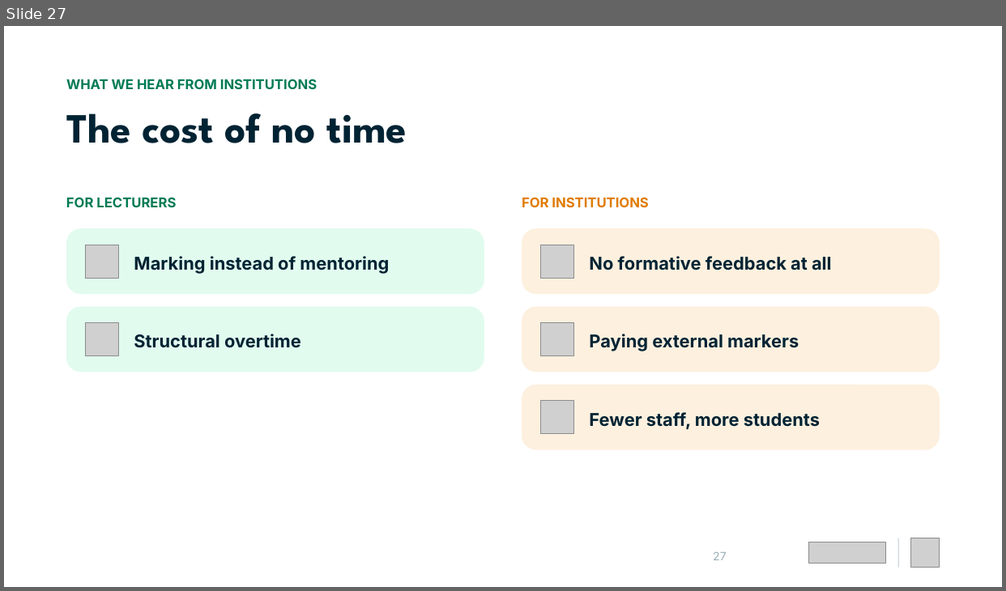
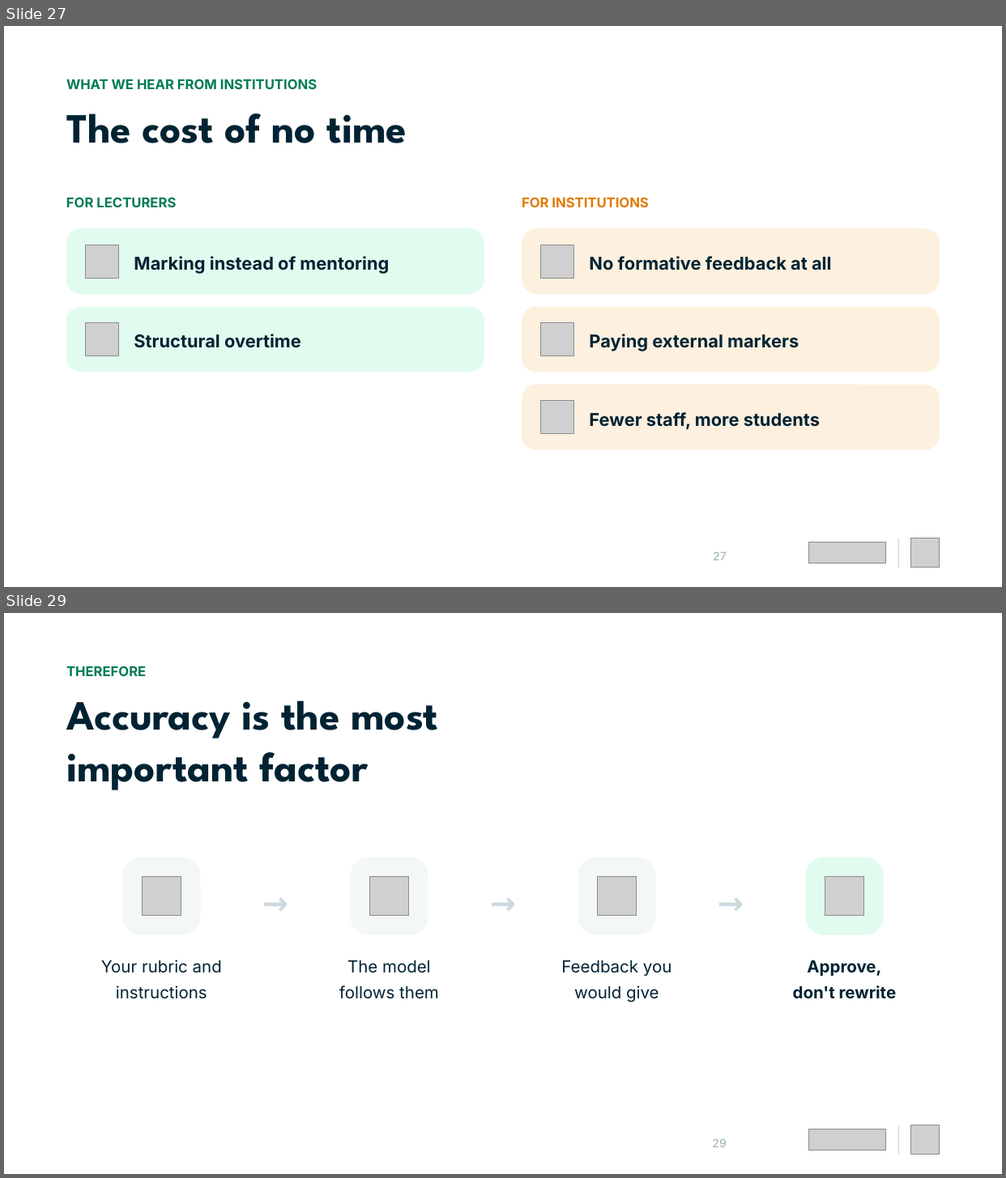
Before and after one commit to Dante-Eduface/Claude, a slide deck: GTM/Event manager/jisc-webinar/deck/jisc-webinar-bewerkbaar.pptx. Shown one above the other, each under a label of ours: slide 27 before the commit, slides 27 and 29 after it; the slides between them are not shown. The pictures are 1006x591 and 1006x1178 pixels, drawn with LibreOffice and Linux fonts; fonts in the diff are those of the drawing; grey boxes stand for pictures. Boxes give left, top, right and bottom in pixels: in the first picture for what was removed or moved away, otherwise in the second. Text is boxed around its words. In the diff, an @@ line names an element or a change of style, - is before the commit and + after.

```diff
--- a/GTM/Event manager/jisc-webinar/deck/jisc-webinar-bewerkbaar.pptx
+++ b/GTM/Event manager/jisc-webinar/deck/jisc-webinar-bewerkbaar.pptx
@@ slide 29 added at (x1=4, y1=613, x2=1002, y2=1174), background #FFFFFF @@
@@ text added at (x1=66, y1=666, x2=146, y2=676), 13 pt, text #007B54, bold @@
+THEREFORE
@@ text added at (x1=66, y1=700, x2=438, y2=790), 40 pt, text #002333, bold @@
+Accuracy is the most
+important factor
@@ rounded rectangle added at (x1=122, y1=857, x2=200, y2=935), fill #F3F7F8 @@
@@ picture added at (x1=142, y1=876, x2=181, y2=915) @@
@@ text added at (x1=208, y1=878, x2=343, y2=914), 30 pt, text #CDD9DE, bold @@
+→
@@ rounded rectangle added at (x1=350, y1=857, x2=428, y2=935), fill #F3F7F8 @@
@@ picture added at (x1=370, y1=876, x2=409, y2=915) @@
@@ text added at (x1=436, y1=878, x2=570, y2=914), 30 pt, text #CDD9DE, bold @@
+→
@@ rounded rectangle added at (x1=578, y1=857, x2=656, y2=935), fill #F3F7F8 @@
@@ picture added at (x1=598, y1=876, x2=637, y2=915) @@
@@ text added at (x1=663, y1=878, x2=798, y2=914), 30 pt, text #CDD9DE, bold @@
+→
@@ rounded rectangle added at (x1=806, y1=857, x2=884, y2=935), fill #E2FBEF @@
@@ picture added at (x1=825, y1=876, x2=864, y2=915) @@
@@ text added at (x1=101, y1=960, x2=222, y2=999), 16 pt, text #002333 @@
+Your rubric and
+instructions
@@ text added at (x1=339, y1=960, x2=439, y2=999), 16 pt, text #002333 @@
+The model
+follows them
@@ text added at (x1=561, y1=960, x2=671, y2=1003), 16 pt, text #002333 @@
+Feedback you
+would give
@@ text added at (x1=793, y1=960, x2=897, y2=999), 16 pt, text #002333, bold @@
+Approve,
+don't rewrite
@@ text added at (x1=712, y1=1139, x2=726, y2=1148), 11 pt, text #9AAFB8 @@
+29
@@ picture added at (x1=809, y1=1130, x2=886, y2=1151) @@
@@ rectangle added at (x1=898, y1=1126, x2=899, y2=1155), fill #CDD9DE @@
@@ picture added at (x1=910, y1=1126, x2=940, y2=1155) @@
```
Also in this commit, not shown: 14 slides changed, 3 other slides added, 5 slides removed, 32 other files.
